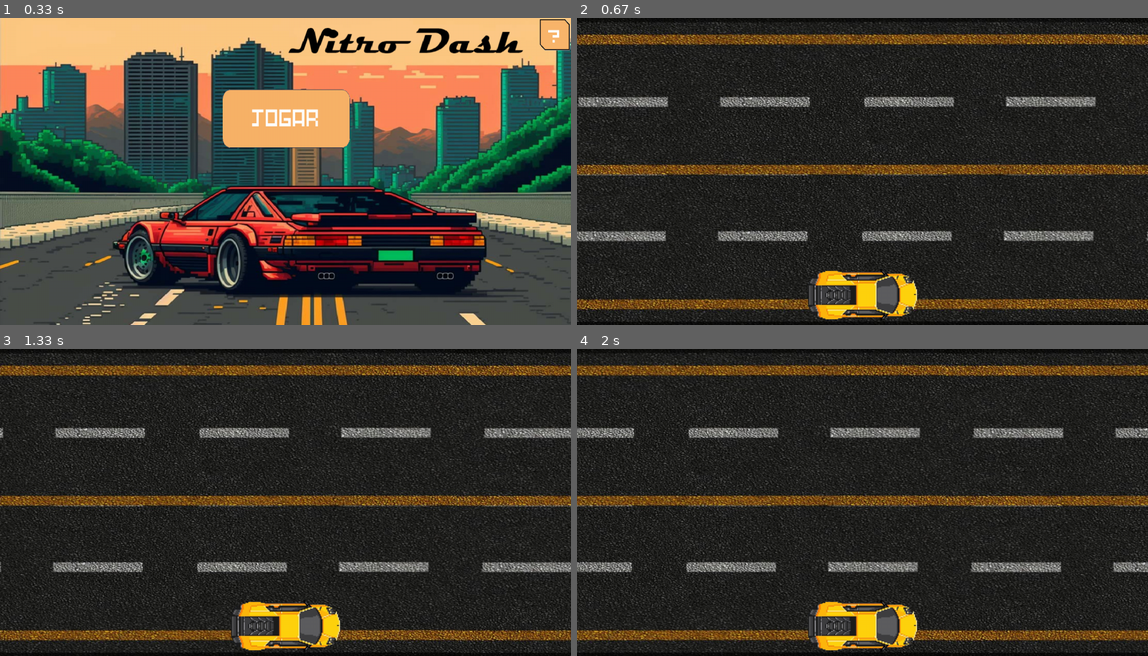
Above: before the commit, frames 1-4 (two rows, left to right).
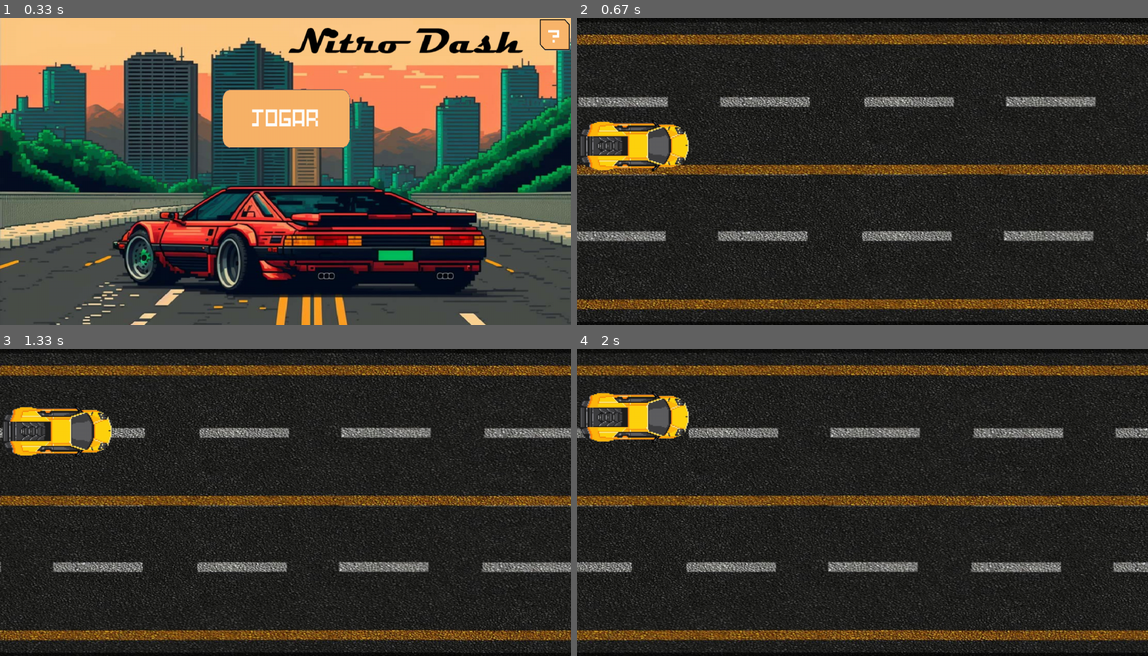
Above: after the commit, the same moments.

Repository: wellingtonrs07/PyGame_2023
Game: pygame game, started from Jogo.py
Two runs of this game, one before a commit and one after it. Both use one fixed random seed, a clock stepped at 60 frames per second and the inputs below.
Inputs (mouse positions are in pixels of both pictures, inside the frame that each line leads up to):
- Up to frame 1 (0.33 s): no input
- Up to frame 2 (0.67 s): click (862, 116) at 0.38 s
- Up to frame 3 (1.33 s): hold Up 0.67-1.13 s; move the mouse to (262, 514) at 0.7 s; hold Down from 1.17 s (still down)
- Up to frame 4 (2 s): release Down at 1.47 s; hold Up 1.5-1.87 s; hold Down from 1.9 s (still down)

Frame 1 is identical in both runs. In frame 2, 4.6% of the frame differs, in the area x 0-60%, y 33-99%; in frame 3, 4.5%; in frame 4, 4.6%, in the area x 0-60%, y 13-99%.

Commit message:
movimentação corrigida

Diff:
--- a/classes.py
+++ b/classes.py
@@ -38,22 +38,17 @@
         self.image = assets[JOGADOR]
         self.mask = pygame.mask.from_surface(self.image)
         self.rect = self.image.get_rect()
-        self.rect.centerx = largura/2
-        self.rect.bottom = altura - 10
+        self.rect.centerx = 130
+        self.rect.bottom = altura/2
         self.vy_jogador = 0
 
     def update(self):
         # Atualização da posição do barco
         self.rect.y += self.vy_jogador
-        print(self.rect.y)
 
-        # Mantem dentro da tela
-        # if self.rect.y > 350:
-        #     self.rect.y = 350
+        if self.rect.y > 520:
+            self.rect.y = 520
 
 
-        if self.rect.y > 700:
-            self.rect.y = 700
-
-        if self.rect.y < 0:
-            self.rect.y = 0
+        if self.rect.y < 54:
+            self.rect.y = 54
--- a/tela_jogo.py
+++ b/tela_jogo.py
@@ -58,6 +58,15 @@
                 running = False # para de rodar
 
             # Verifica se apertou alguma tecla.
+            if event.type == pygame.KEYUP:
+                # Dependendo da tecla, altera a velocidade.
+                if event.key == pygame.K_UP:#verifica a telca apertada
+                    jogador.vy_jogador += 8 #Faz o jogador parar
+
+                if event.key == pygame.K_DOWN:#verifica a tecla apertada
+                    jogador.vy_jogador -= 8 #faz o jogador parar
+
+            # Verifica se apertou alguma tecla.
             if event.type == pygame.KEYDOWN:
                 # Dependendo da tecla, altera a velocidade.
                 if event.key == pygame.K_UP:#verifica a telca apertada
@@ -66,16 +75,9 @@
                 if event.key == pygame.K_DOWN:#verifica a tecla apertada
                     jogador.vy_jogador += 8 #faz o jogador se movimentar para baixo
 
-            jogador.update()
-            # Verifica se apertou alguma tecla.
-            if event.type == pygame.KEYDOWN:
-                # Dependendo da tecla, altera a velocidade.
-                if event.key == pygame.K_UP:#verifica a telca apertada
-                    jogador.vy_jogador += 8 #Faz o jogador se movimenta para cima
 
-                if event.key == pygame.K_DOWN:#verifica a tecla apertada
-                    jogador.vy_jogador -= 8 #faz o jogador se movimentar para baixo
-            jogador.update()
+
+        jogador.update()
 
         # Depois de desenhar tudo, inverte o display.
         pygame.display.flip()
